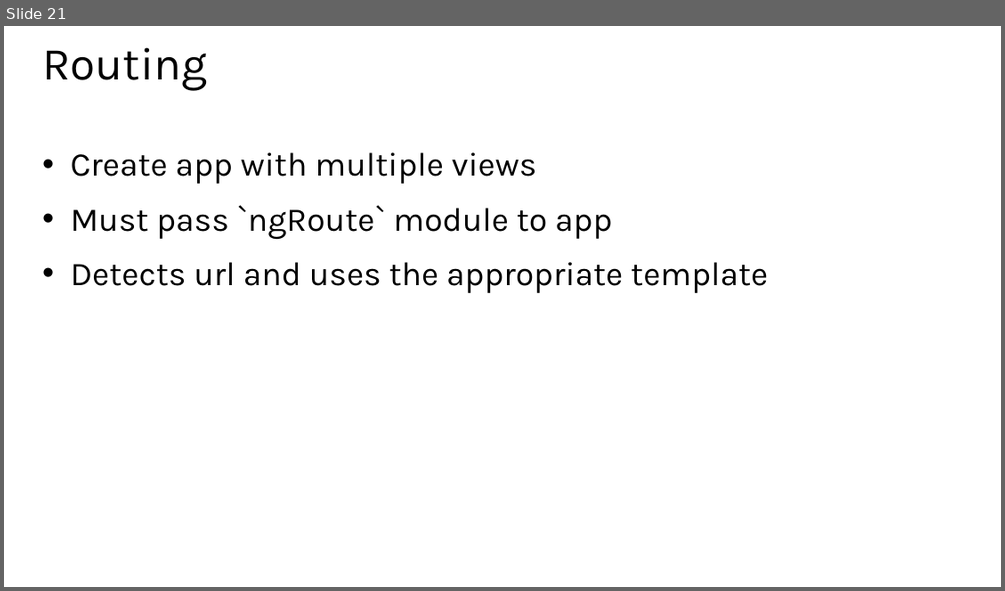
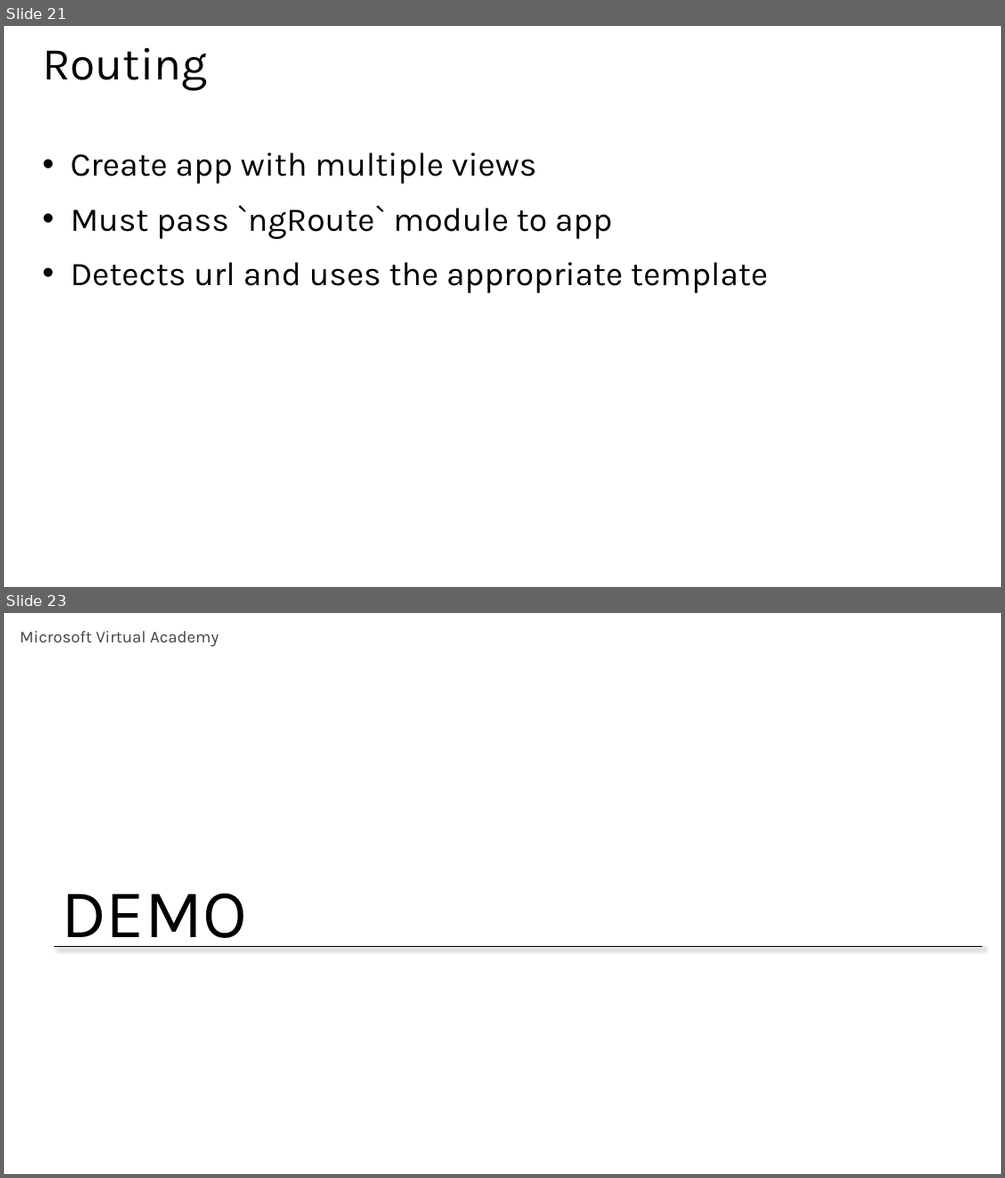
Before and after one commit to hwz/chirp, a slide deck: slides/module2.pptx. Shown one above the other, each under a label of ours: slide 21 before the commit, slides 21 and 23 after it; the slides between them are not shown. The pictures are 1005x591 and 1005x1178 pixels, drawn with LibreOffice and Linux fonts; fonts in the diff are those of the drawing. Boxes give left, top, right and bottom in pixels: in the first picture for what was removed or moved away, otherwise in the second. Text is boxed around its words. In the diff, an @@ line names an element or a change of style, - is before the commit and + after.

```diff
--- a/slides/module2.pptx
+++ b/slides/module2.pptx
@@ slide 23 added at [4, 613, 1001, 1174], background #FFFFFF @@
@@ text added at [20, 631, 218, 647], 16 pt, text #404040 @@
+Microsoft Virtual Academy
@@ text added at [61, 892, 247, 947], 66 pt, text #000000 @@
+DEMO
@@ line added from (54, 947) to (983, 947), #000000 0.75 pt @@
```
Also in this commit, not shown: 1 slide changed, 4 other files.
